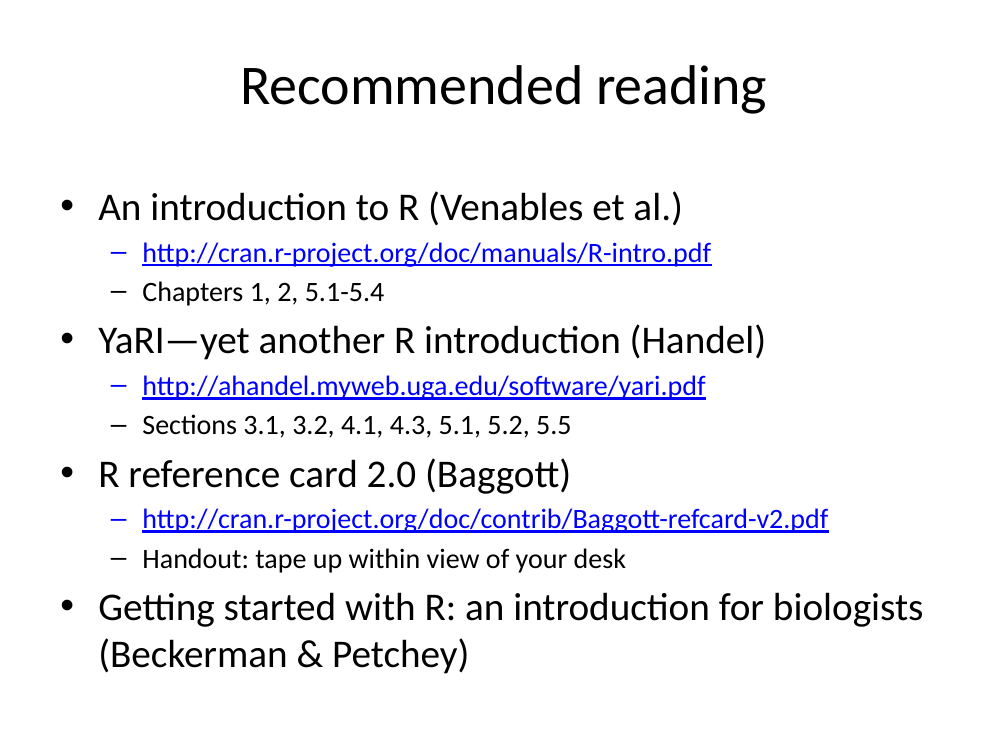
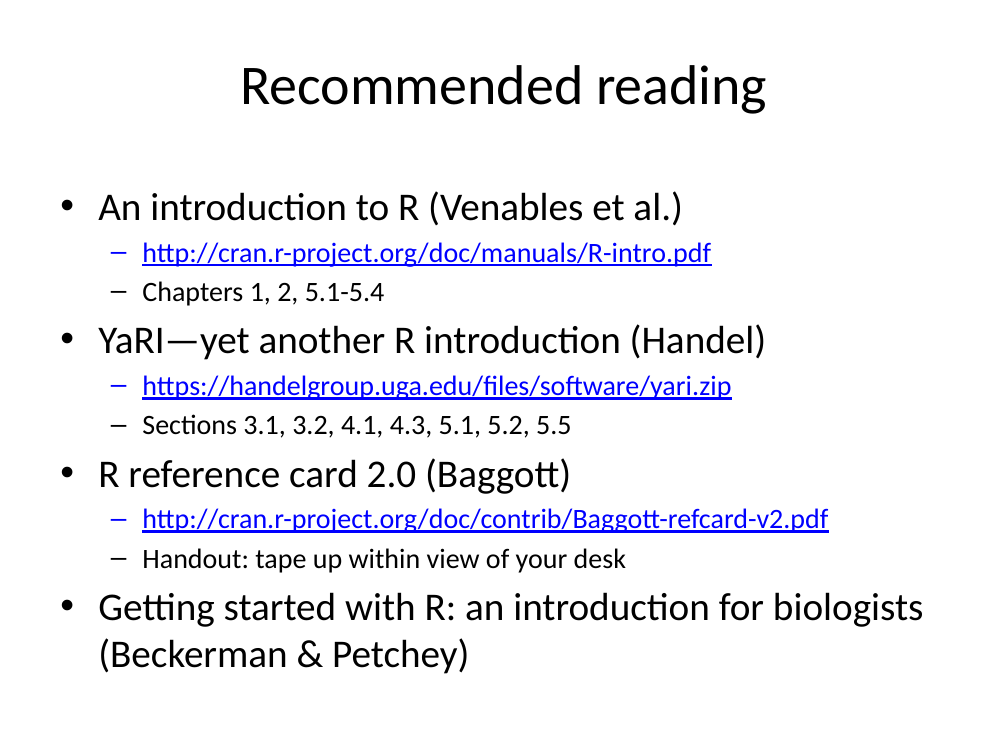
Before and after one commit to cmgienger/1-Introduction-to-R, a slide deck: slide 45 of 1-Introduction to R and Rstudio.pptx. Drawn at 1008x756 pixels with LibreOffice and Linux fonts; fonts in the diff are those of the drawing. Boxes give left, top, right and bottom in pixels: in the first picture for what was removed or moved away, otherwise in the second. Text is boxed around its words. In the diff, an @@ line names an element or a change of style, - is before the commit and + after.

```diff
--- a/1-Introduction to R and Rstudio.pptx
+++ b/1-Introduction to R and Rstudio.pptx
@@ text at (142, 375, 731, 400): text changed @@
-  – http://ahandel.myweb.uga.edu/software/yari.pdf
+  – https://handelgroup.uga.edu/files/software/yari.zip
```
Also in this commit, not shown: 5 other slides changed, 1 slide added, 1 slide removed, 1 other file.
